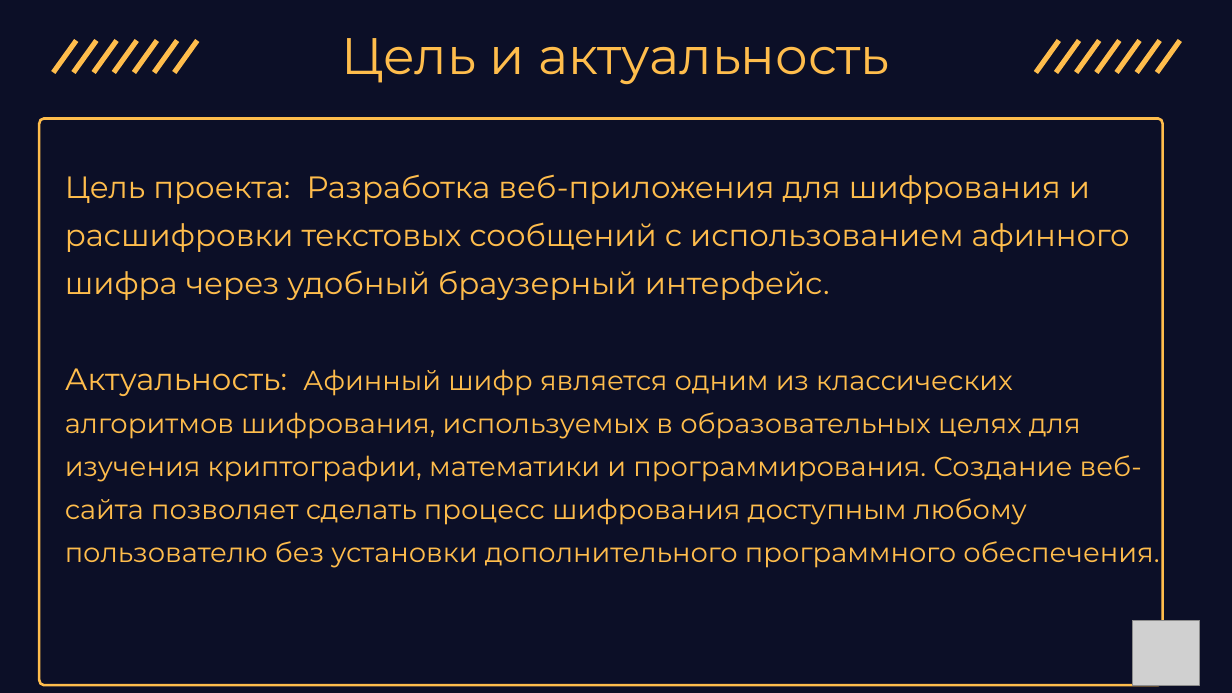
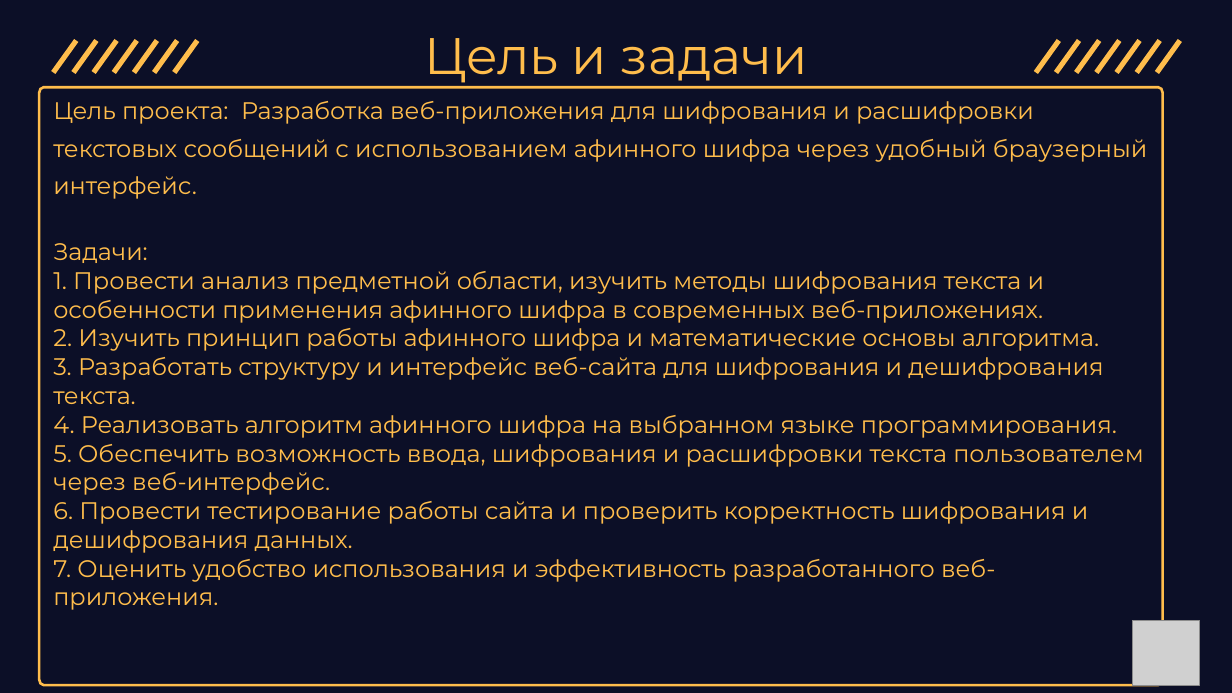
Before and after one commit to Samira13456/project1, a slide deck: slide 2 of pr11.pptx. Drawn at 1232x693 pixels with LibreOffice and Linux fonts; fonts in the diff are those of the drawing; grey boxes stand for pictures. Boxes give left, top, right and bottom in pixels: in the first picture for what was removed or moved away, otherwise in the second. Text is boxed around its words. In the diff, an @@ line names an element or a change of style, - is before the commit and + after.

```diff
--- a/pr11.pptx
+++ b/pr11.pptx
@@ text at (424, 38, 808, 87): text changed @@
-Цель и актуальность
+Цель и задачи
@@ freeform shape: place and size @@
-freeform shape at (39, 118, 1163, 685)
+freeform shape at (39, 87, 1163, 685)
@@ text "Цель проекта: Разработка веб-приложения для ...": place and size @@
-text "Цель проекта: Разработка веб-приложения для ..." at (65, 174, 1159, 568)
+text "Цель проекта: Разработка веб-приложения для ..." at (53, 101, 1147, 610)
@@ text at (53, 101, 1147, 199): size 36 to 28 pt in "Цель проекта: Разработка веб-приложения для шифрования и ..." @@
@@ text at (53, 243, 1143, 610): text changed; size 32 to 28 pt @@
-Актуальность: Афинный шифр является одним из классических алгоритмов шифрования, используемых в образовательных целях для изучения криптографии, математики и программирования. Создание веб-сайта позволяет сделать процесс шифрования доступным любому пользователю без установки дополнительного программного обеспечения.
+Задачи:
+1. Провести анализ предметной области, изучить методы шифрования текста и особенности применения афинного шифра в современных веб-приложениях.
+2. Изучить принцип работы афинного шифра и математические основы алгоритма.
+3. Разработать структуру и интерфейс веб-сайта для шифрования и дешифрования текста.
+4. Реализовать алгоритм афинного шифра на выбранном языке программирования.
+5. Обеспечить возможность ввода, шифрования и расшифровки текста пользователем через веб-интерфейс.
+6. Провести тестирование работы сайта и проверить корректность шифрования и дешифрования данных.
+7. Оценить удобство использования и эффективность разработанного веб-приложения.
```
Also in this commit, not shown: 3 other slides changed, 5 slides added, 2 slides removed.
